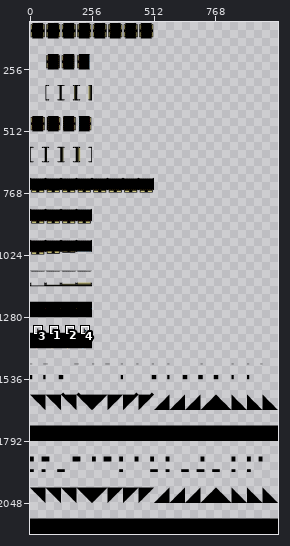
One commit to this sprite sheet: Assets/Textures/WallTexture_0_em.png. Above: a wide view before the commit, with the close-up outlined.
Close-up. First the earlier version:
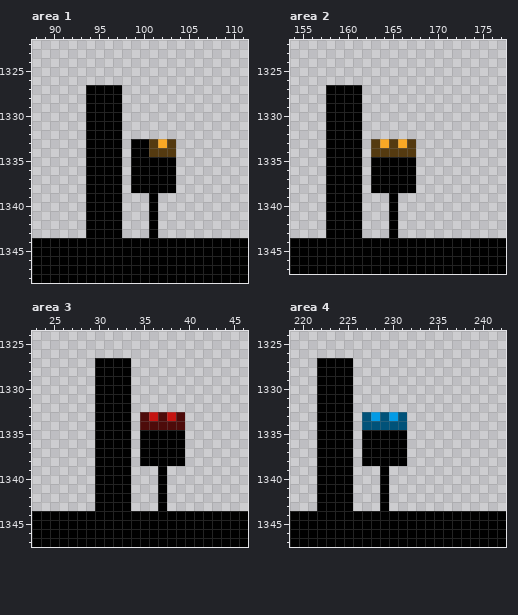
The file is 1024x2176 pixels. Shown: area 1: x 88..111, y 1322..1348; area 2: x 154..177, y 1322..1347; area 3: x 23..46, y 1324..1347; area 4: x 219..242, y 1324..1347. The wide view leaves out empty margins. The commit also changed other parts of the picture, which this record leaves out.
After the commit:
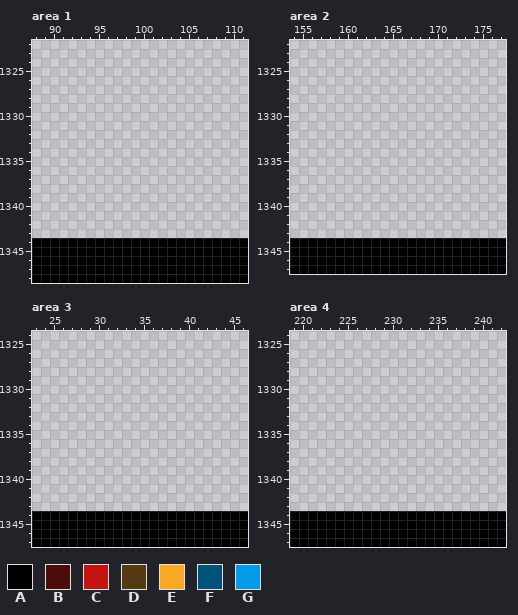
Palette (. is transparent): A #000000  B #4d0b0a  C #c41411  D #543a10  E #f9a825  F #005279  G #039be5
The exact change:
--- area 1
@@ x 92..105 @@
 1326 ..............
-1327 ..AAAA........
-1328 ..AAAA........
-1329 ..AAAA........
-1330 ..AAAA........
-1331 ..AAAA........
-1332 ..AAAA........
-1333 ..AAAA.AADED..
-1334 ..AAAA.AADDD..
-1335 ..AAAA.AAAAA..
-1336 ..AAAA.AAAAA..
-1337 ..AAAA.AAAAA..
-1338 ..AAAA.AAAAA..
-1339 ..AAAA...A....
-1340 ..AAAA...A....
-1341 ..AAAA...A....
-1342 ..AAAA...A....
-1343 ..AAAA...A....
+1327 ..............
+1328 ..............
+1329 ..............
+1330 ..............
+1331 ..............
+1332 ..............
+1333 ..............
+1334 ..............
+1335 ..............
+1336 ..............
+1337 ..............
+1338 ..............
+1339 ..............
+1340 ..............
+1341 ..............
+1342 ..............
+1343 ..............
 1344 AAAAAAAAAAAAAA
--- area 2
@@ x 156..169 @@
 1326 ..............
-1327 ..AAAA........
-1328 ..AAAA........
-1329 ..AAAA........
-1330 ..AAAA........
-1331 ..AAAA........
-1332 ..AAAA........
-1333 ..AAAA.DEDED..
-1334 ..AAAA.DDDDD..
-1335 ..AAAA.AAAAA..
-1336 ..AAAA.AAAAA..
-1337 ..AAAA.AAAAA..
-1338 ..AAAA.AAAAA..
-1339 ..AAAA...A....
-1340 ..AAAA...A....
-1341 ..AAAA...A....
-1342 ..AAAA...A....
-1343 ..AAAA...A....
+1327 ..............
+1328 ..............
+1329 ..............
+1330 ..............
+1331 ..............
+1332 ..............
+1333 ..............
+1334 ..............
+1335 ..............
+1336 ..............
+1337 ..............
+1338 ..............
+1339 ..............
+1340 ..............
+1341 ..............
+1342 ..............
+1343 ..............
 1344 AAAAAAAAAAAAAA
--- area 3
@@ x 28..41 @@
 1326 ..............
-1327 ..AAAA........
-1328 ..AAAA........
-1329 ..AAAA........
-1330 ..AAAA........
-1331 ..AAAA........
-1332 ..AAAA........
-1333 ..AAAA.BCBCB..
-1334 ..AAAA.BBBBB..
-1335 ..AAAA.AAAAA..
-1336 ..AAAA.AAAAA..
-1337 ..AAAA.AAAAA..
-1338 ..AAAA.AAAAA..
-1339 ..AAAA...A....
-1340 ..AAAA...A....
-1341 ..AAAA...A....
-1342 ..AAAA...A....
-1343 ..AAAA...A....
+1327 ..............
+1328 ..............
+1329 ..............
+1330 ..............
+1331 ..............
+1332 ..............
+1333 ..............
+1334 ..............
+1335 ..............
+1336 ..............
+1337 ..............
+1338 ..............
+1339 ..............
+1340 ..............
+1341 ..............
+1342 ..............
+1343 ..............
 1344 AAAAAAAAAAAAAA
--- area 4
@@ x 220..233 @@
 1326 ..............
-1327 ..AAAA........
-1328 ..AAAA........
-1329 ..AAAA........
-1330 ..AAAA........
-1331 ..AAAA........
-1332 ..AAAA........
-1333 ..AAAA.FGFGF..
-1334 ..AAAA.FFFFF..
-1335 ..AAAA.AAAAA..
-1336 ..AAAA.AAAAA..
-1337 ..AAAA.AAAAA..
-1338 ..AAAA.AAAAA..
-1339 ..AAAA...A....
-1340 ..AAAA...A....
-1341 ..AAAA...A....
-1342 ..AAAA...A....
-1343 ..AAAA...A....
+1327 ..............
+1328 ..............
+1329 ..............
+1330 ..............
+1331 ..............
+1332 ..............
+1333 ..............
+1334 ..............
+1335 ..............
+1336 ..............
+1337 ..............
+1338 ..............
+1339 ..............
+1340 ..............
+1341 ..............
+1342 ..............
+1343 ..............
 1344 AAAAAAAAAAAAAA
Where, in picture pixels (left, top, right, bottom), the same in both close-ups:
erased: (86, 85, 176, 238)
erased: (326, 85, 416, 238)
erased: (95, 358, 185, 511)
erased: (317, 358, 407, 511)
